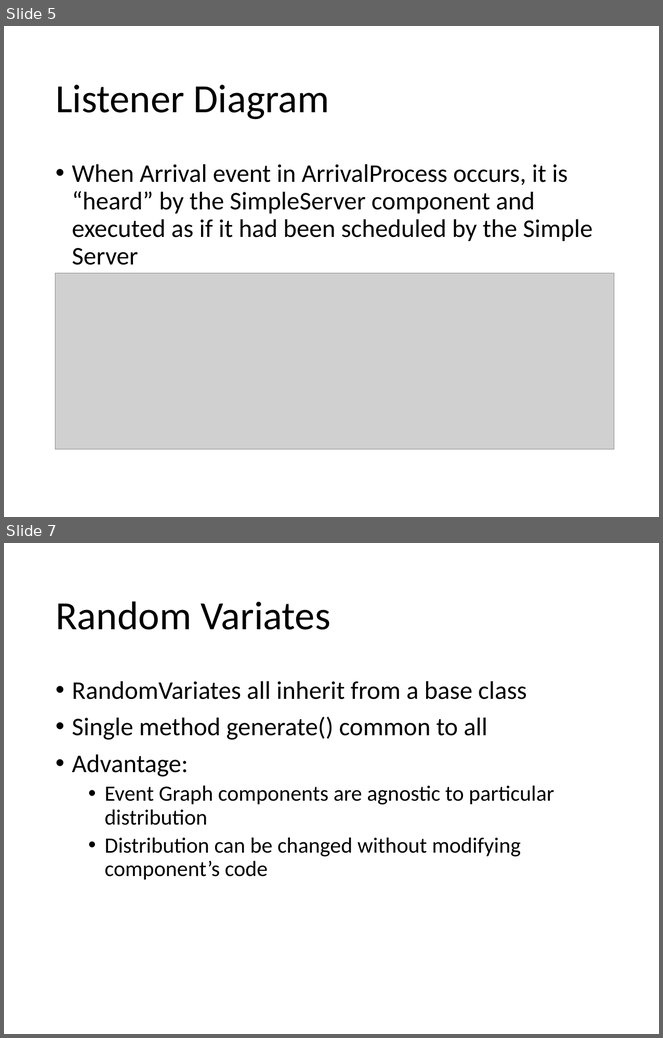
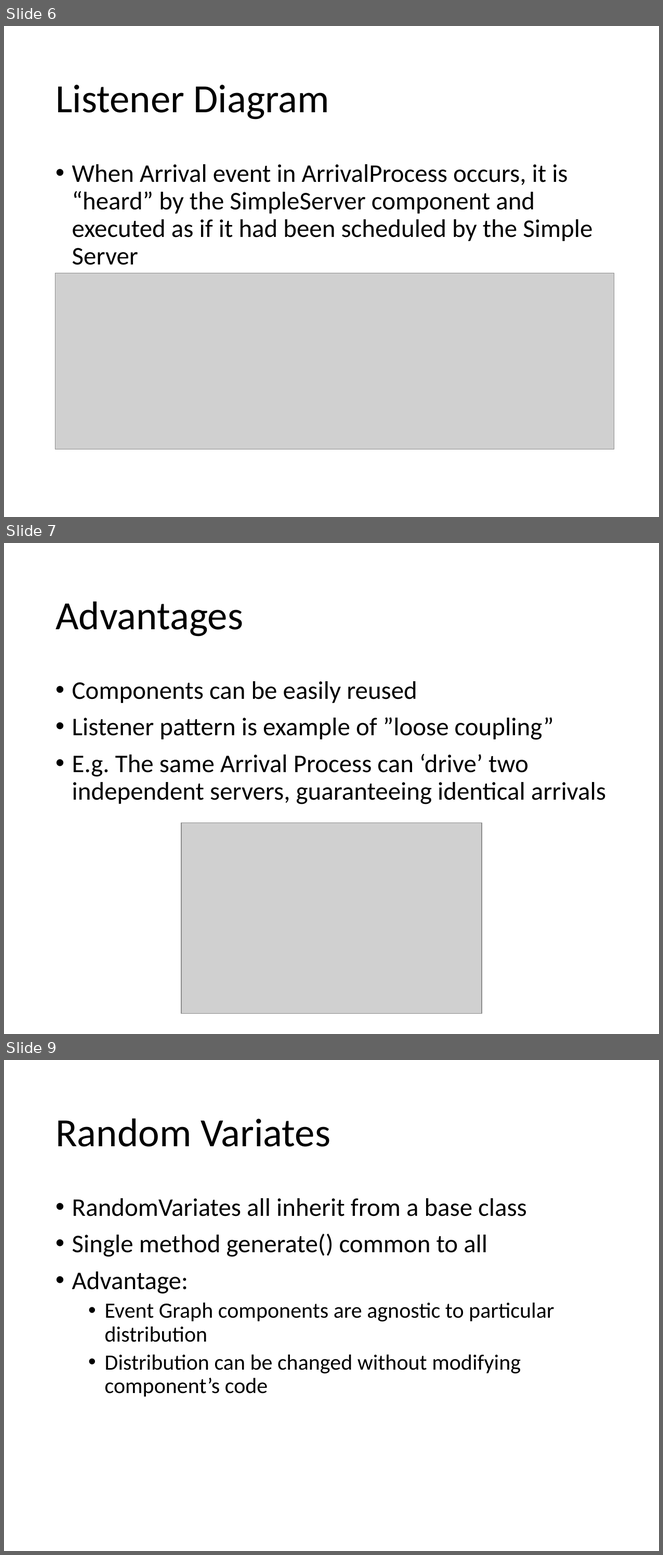
Before and after one commit to ahbuss/DESModeling, a slide deck: SimPyKit.pptx. Shown one above the other, each under a label of ours: slides 5 and 7 before the commit, slides 6, 7 and 9 after it; the slides between them are not shown. The pictures are 663x1038 and 663x1555 pixels, drawn with LibreOffice and Linux fonts; fonts in the diff are those of the drawing; grey boxes stand for pictures. Boxes give left, top, right and bottom in pixels: in the first picture for what was removed or moved away, otherwise in the second. Text is boxed around its words. In the diff, an @@ line names an element or a change of style, - is before the commit and + after.

```diff
--- a/SimPyKit.pptx
+++ b/SimPyKit.pptx
@@ slide 7 added at (4,543,659,1034), background #FFFFFF @@
@@ title added at (55,601,243,637), 44 pt, text #000000 @@
+Advantages
@@ text added at (72,681,606,805), 28 pt, text #000000 @@
+• Components can be easily reused
+• Listener pattern is example of ”loose coupling”
+• E.g. The same Arrival Process can ‘drive’ two independent servers, guaranteeing identical arrivals
@@ picture added at (181,823,482,1014) @@
@@ what was slide 5 is now slide 6 @@
@@ what was slide 7 is now slide 9 @@
```
Also in this commit, not shown: 1 slide changed, 2 other slides added, 3 other files.
